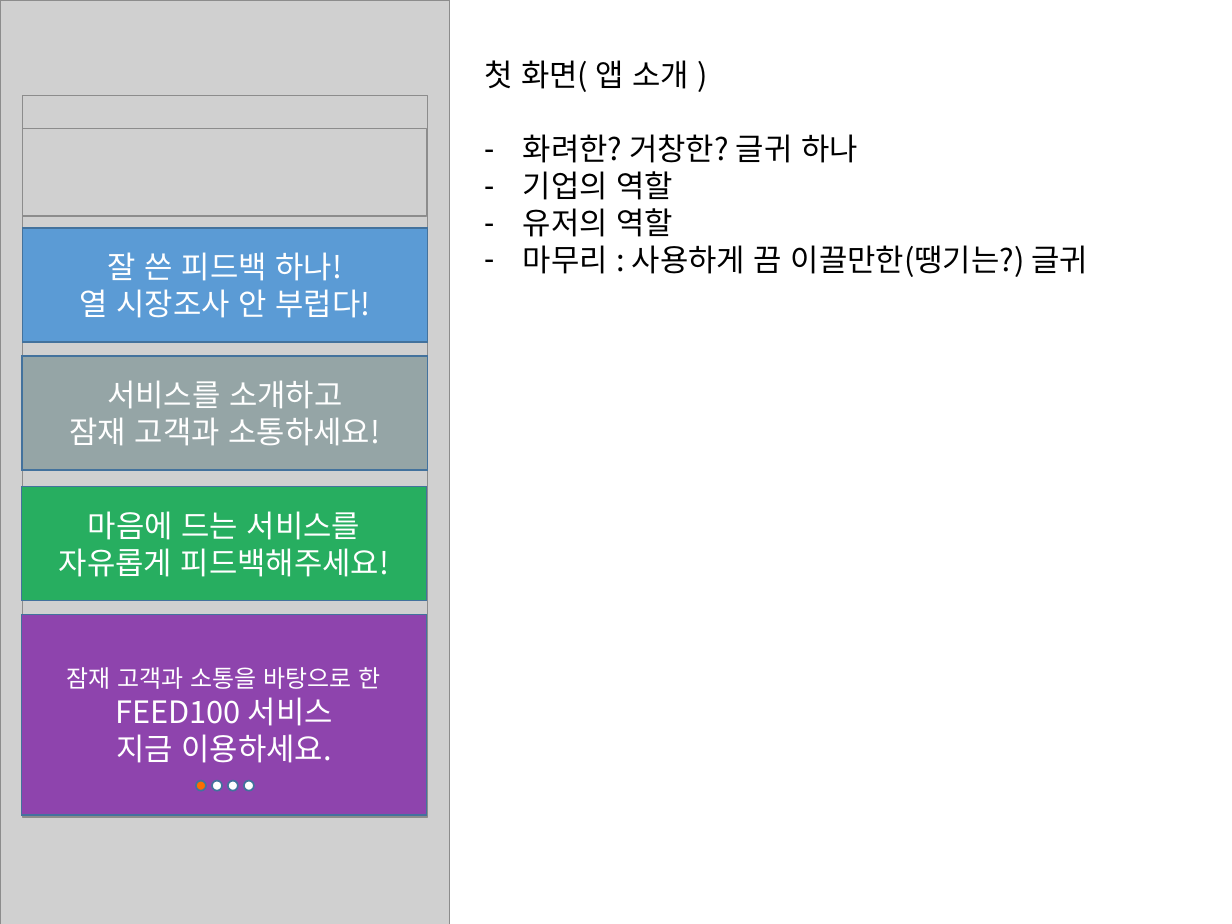
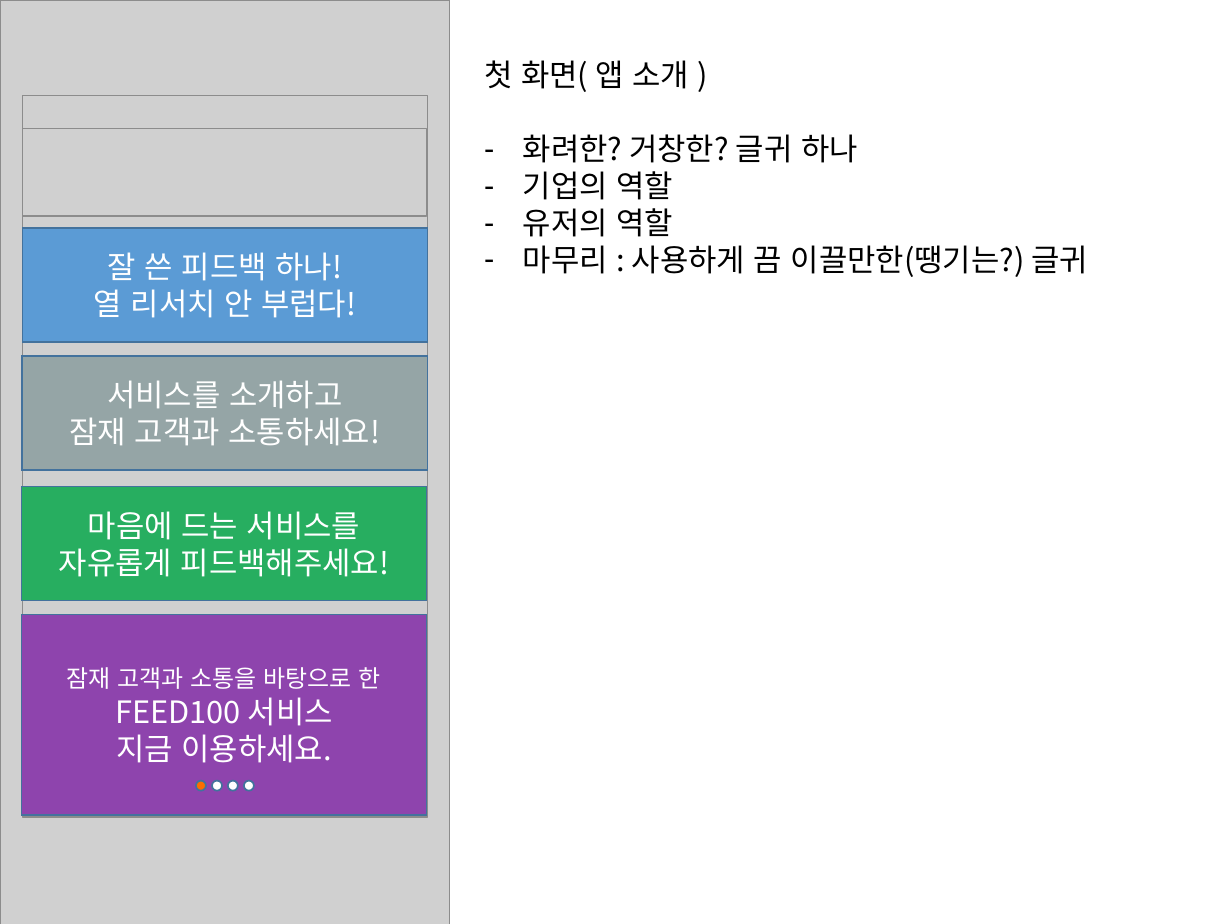
Before and after one commit to drkim0830/feed100, a slide deck: slide 1 of 앱소개.pptx. Drawn at 1232x924 pixels with LibreOffice and Linux fonts; fonts in the diff are those of the drawing; grey boxes stand for pictures. Boxes give left, top, right and bottom in pixels: in the first picture for what was removed or moved away, otherwise in the second. Text is boxed around its words. In the diff, an @@ line names an element or a change of style, - is before the commit and + after.

```diff
--- a/앱소개.pptx
+++ b/앱소개.pptx
@@ text in rounded rectangle at (x1=94, y1=289, x2=356, y2=318): text changed @@
-열 시장조사 안 부럽다!
+열 리서치 안 부럽다!
```
Also in this commit, not shown: 1 other slide changed, 4 slides added.
